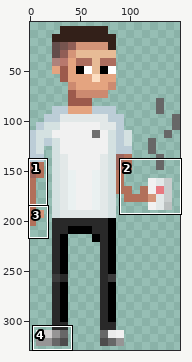
Sprite sheet, stored at img/me.png. Above: a wide view before the commit, with the close-up outlined.
Close-up. The starting point:
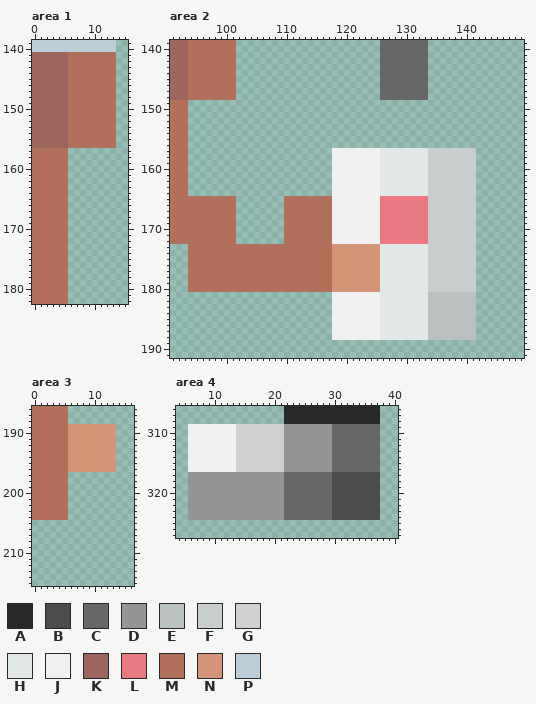
The file is 150x330 pixels. Colours within 5 levels of each other are drawn and written as one. Shown: area 1: x 0..15, y 139..182; area 2: x 91..149, y 139..191; area 3: x 0..16, y 186..215; area 4: x 4..40, y 306..327. The wide view leaves out empty margins. The commit also changed other parts of the picture, which this record leaves out.
Palette (. is transparent): A #292929  B #4d4c4c  C #676767  D #969595  E #bbc0c0  F #c8cdcd  G #d1cfcf  H #e2e8e8  J #f1f1f1  K #9d665d  L #e87981  M #b2705a  N #d49478  P #bccdd7
After the commit:
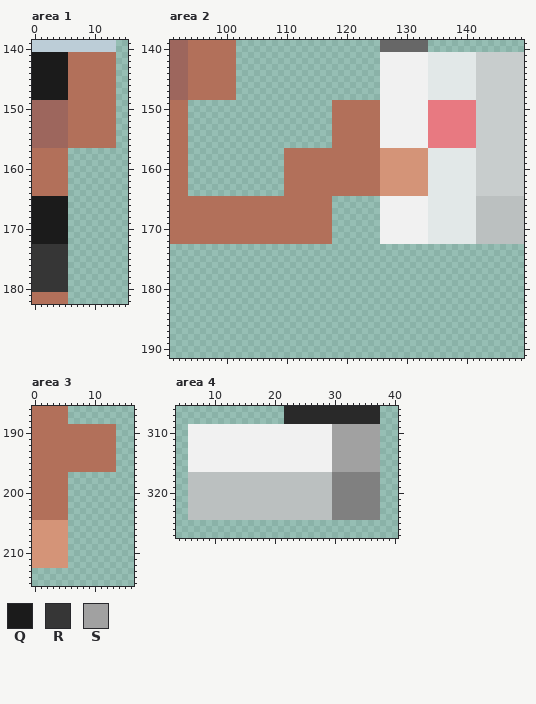
Colours new in this view: Q #1b1b1b  R #363636  S #a1a1a1
Diff:
colour B: #4d4c4c -> #808080
Area 1:
y 141..148: x 0..5 KKKKKK -> QQQQQQ
y 165..172: x 0..5 MMMMMM -> QQQQQQ
y 173..180: x 0..5 MMMMMM -> RRRRRR
Area 2:
y 141..148: x 126..149 CCCCCCCC................ -> JJJJJJJJHHHHHHHHFFFFFFFF
y 149..156: x 118..149 ................................ -> MMMMMMMMJJJJJJJJLLLLLLLLFFFFFFFF
y 157..164: x 110..149 ........JJJJJJJJHHHHHHHHFFFFFFFF........ -> MMMMMMMMMMMMMMMMNNNNNNNNHHHHHHHHFFFFFFFF
y 165..172: x 102..109 ........ -> MMMMMMMM; x 118..149 JJJJJJJJLLLLLLLLFFFFFFFF........ -> ........JJJJJJJJHHHHHHHHEEEEEEEE
y 173..180: x 94..141 MMMMMMMMMMMMMMMMMMMMMMMMNNNNNNNNHHHHHHHHFFFFFFFF -> ................................................
y 181..188: x 118..141 JJJJJJJJHHHHHHHHEEEEEEEE -> ........................
Area 3:
y 189..196: x 6..13 NNNNNNNN -> MMMMMMMM
y 205..212: x 0..5 ...... -> NNNNNN
Area 4:
y 309..316: x 14..37 GGGGGGGGDDDDDDDDCCCCCCCC -> JJJJJJJJJJJJJJJJSSSSSSSS
y 317..324: x 6..29 DDDDDDDDDDDDDDDDCCCCCCCC -> EEEEEEEEEEEEEEEEEEEEEEEE
Boxes around the changes in both close-ups, in picture pixels (x1, y1, x2, y2):
changed: (32, 52, 68, 100)
changed: (32, 196, 68, 292)
changed: (188, 52, 524, 340)
changed: (68, 424, 116, 472)
added: (32, 520, 68, 568)
changed: (188, 424, 380, 520)
